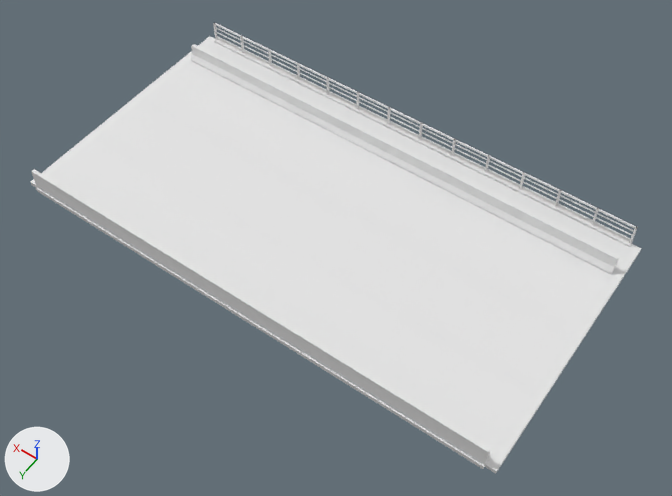
One commit to the OBJ model IFC/PSC/Darbhanga/Sup_Str/D_25_3L_OF_P/model.obj: the scene before it, then after it.
One viewpoint serves both versions: a 50 mm lens placed at (-4.4, 28.5, 33.9), pointed at (11.5, 6.2, -1.1). Every picture has the same lights, and +X, +Y and +Z are marked at lower left. The older version comes first. Where no turn or scale is listed for an object, it has been applied to the vertices. Vertices at exactly the same position are counted once.

Names of what the first picture shows: 'model'.
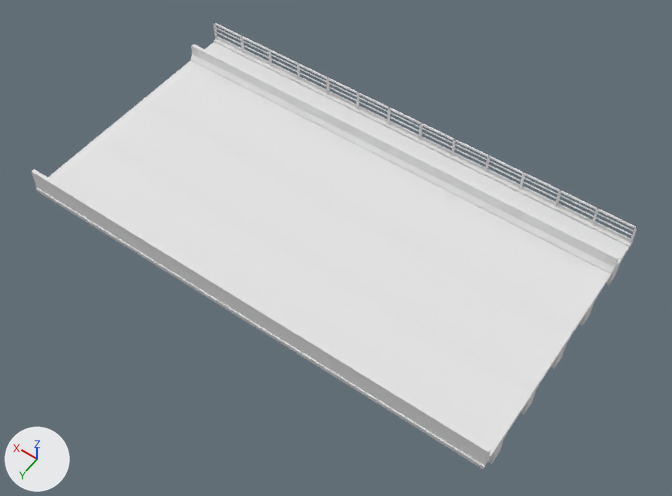
Where the change shows, as pixel boxes [x1, y1, x2, y2] in the pictures (672 x 496 px):
'model', reshaped: before [31, 22, 642, 474]; after [32, 22, 638, 469]
part 1 of me_model, deleted: before [31, 36, 642, 474]

The change in detail:
me_model is used by ob_model.
me_model had 6240 vertices, 18368 faces and spanned x -0.5..25.5, y -1.4..12.4, z -1.5..1.2.
me_model now has 5168 vertices, 14686 faces and spans x 0.0..25.0, y -1.4..12.4, z -1.5..1.2.
me_model part 1: the loose piece of 540 vertices spanning x -0.5..25.5, y -1.2..12.2, z -0.2..0.0 is deleted.
Other edits to the shape of me_model do not show in these pictures.
